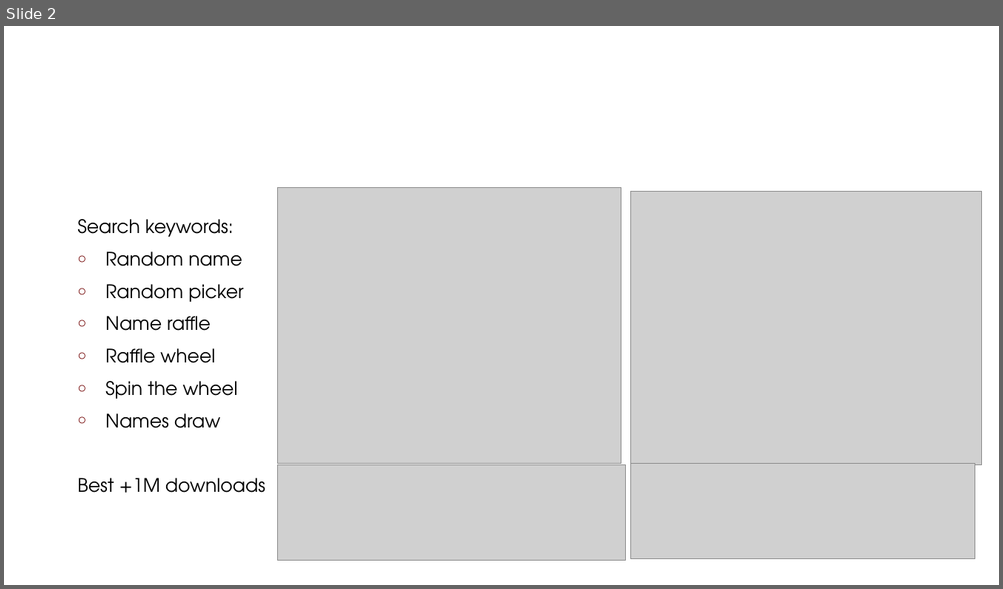
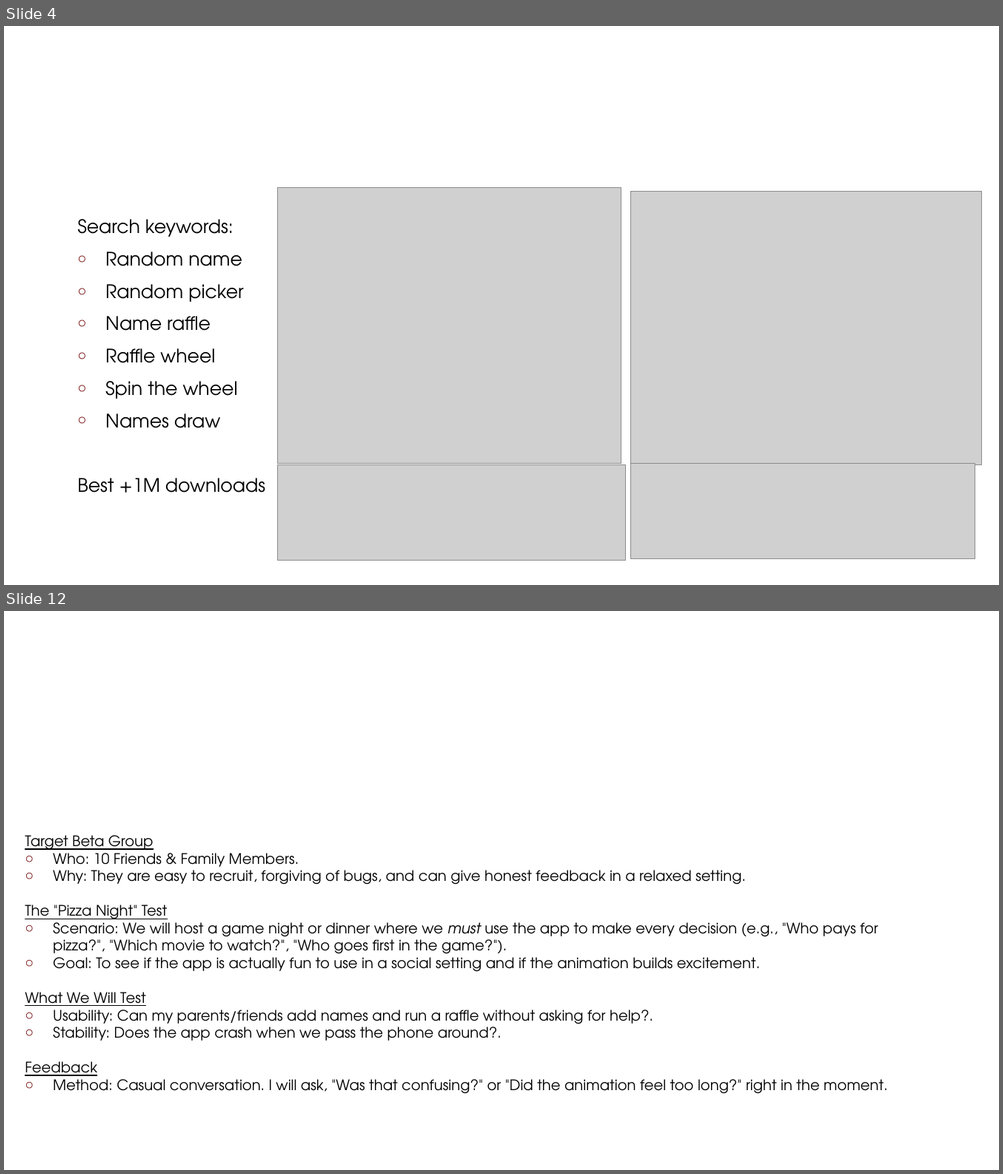
Before and after one commit to SheeraNergaon/RandomPicker, a slide deck: Random Picker.pptx. Shown one above the other, each under a label of ours: slide 2 before the commit, slides 4 and 12 after it; the slides between them are not shown. The pictures are 1003x589 and 1003x1174 pixels, drawn with LibreOffice and Linux fonts; fonts in the diff are those of the drawing; grey boxes stand for pictures; background and template pictures are left out. Boxes give left, top, right and bottom in pixels: in the first picture for what was removed or moved away, otherwise in the second. Text is boxed around its words. In the diff, an @@ line names an element or a change of style, - is before the commit and + after.

```diff
--- a/Random Picker.pptx
+++ b/Random Picker.pptx
@@ slide 12 added at <box>4,611,999,1170</box>, background #FFFFFF @@
@@ title added at <box>71,647,933,726</box>, 40 pt, text #FFFFFF @@
+Beta / Soft Launch
@@ text added at <box>25,835,888,1094</box>, 14 pt, text #000000 @@
+Target Beta Group
+○ Who: 10 Friends & Family Members.
+○ Why: They are easy to recruit, forgiving of bugs, and can give honest feedback in a relaxed setting.
+The "Pizza Night" Test
+○ Scenario: We will host a game night or dinner where we must use the app to make every decision (e.g., "Who pays for pizza?", "Which movie to watch?", "Who goes first in the game?").
+○ Goal: To see if the app is actually fun to use in a social setting and if the animation builds excitement.
+What We Will Test
+○ Usability: Can my parents/friends add names and run a raffle without asking for help?.
+○ Stability: Does the app crash when we pass the phone around?.
+Feedback
+○ Method: Casual conversation. I will ask, "Was that confusing?" or "Did the animation feel too long?" right in the moment.
@@ what was slide 2 is now slide 4 @@
```
Also in this commit, not shown: 16 other slides added, 8 slides removed, 9 other files.
